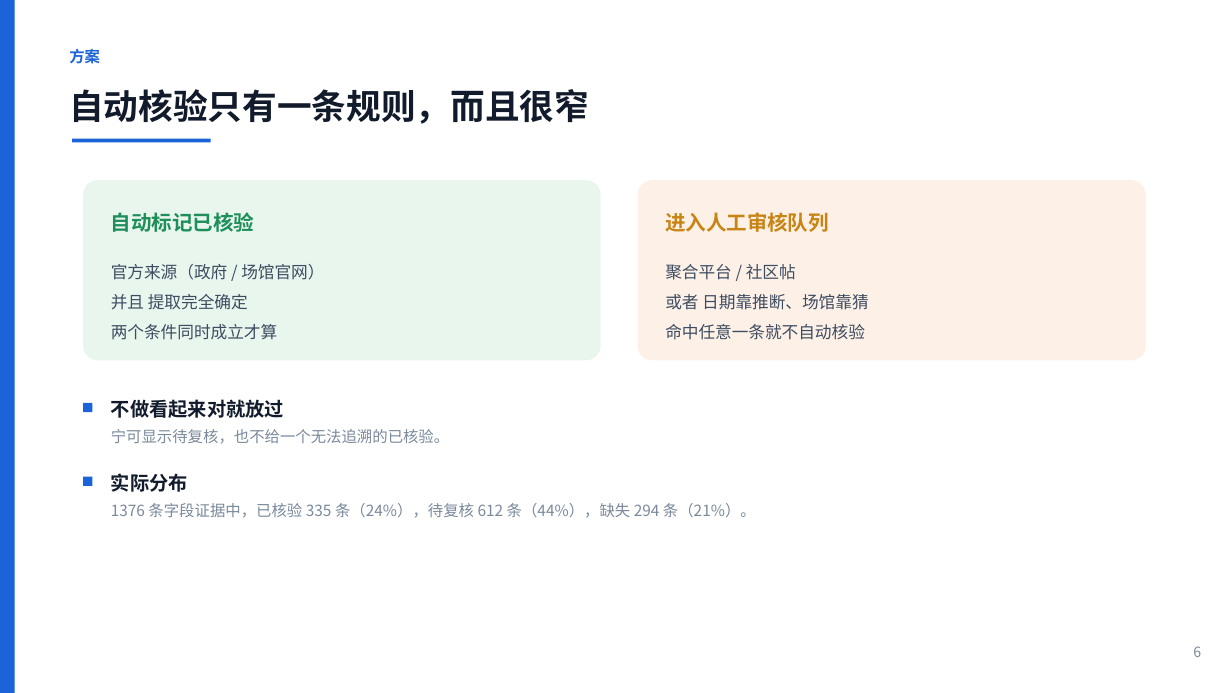
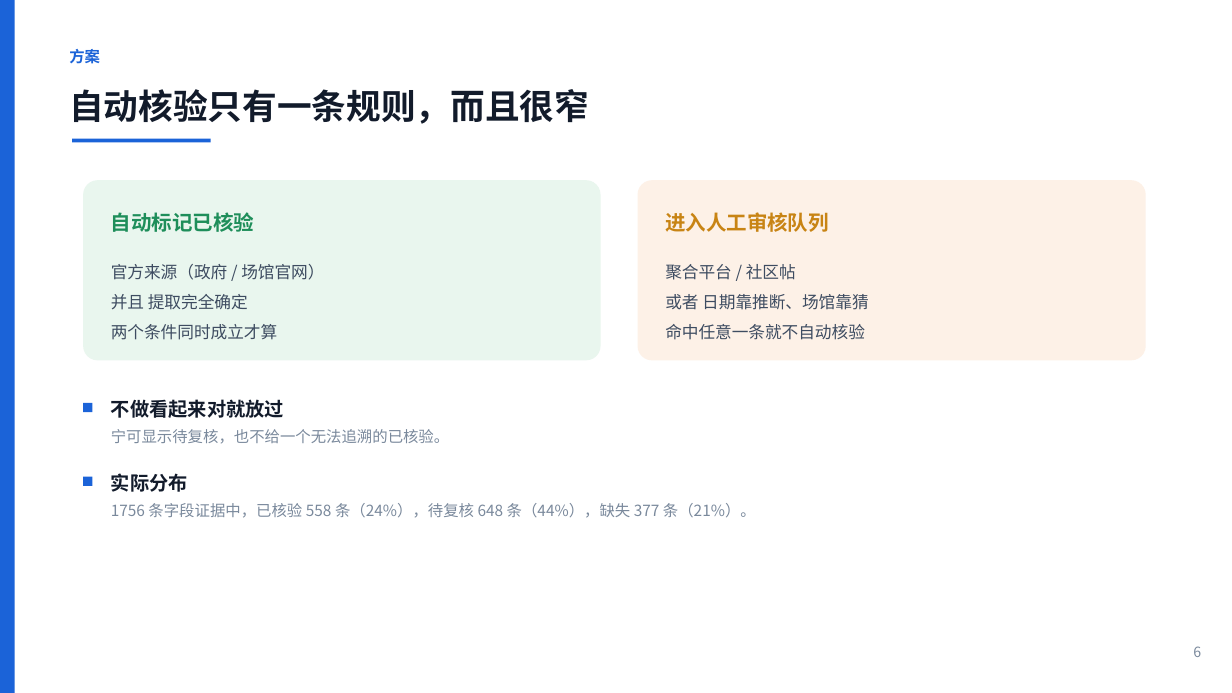
Before and after one commit to Haoran-Ding23/Menduner, a slide deck: slide 6 of docs/Menduner_项目汇报.pptx. Drawn at 1232x693 pixels with LibreOffice and Linux fonts; fonts in the diff are those of the drawing. Boxes give left, top, right and bottom in pixels: in the first picture for what was removed or moved away, otherwise in the second. Text is boxed around its words. In the diff, an @@ line names an element or a change of style, - is before the commit and + after.

```diff
--- a/docs/Menduner_项目汇报.pptx
+++ b/docs/Menduner_项目汇报.pptx
@@ text at [111,503,756,518]: text changed @@
-1376 条字段证据中，已核验 335 条（24%），待复核 612 条（44%），缺失 294 条（21%）。
+1756 条字段证据中，已核验 558 条（24%），待复核 648 条（44%），缺失 377 条（21%）。
```
Also in this commit, not shown: 5 other slides changed, 29 other files.
